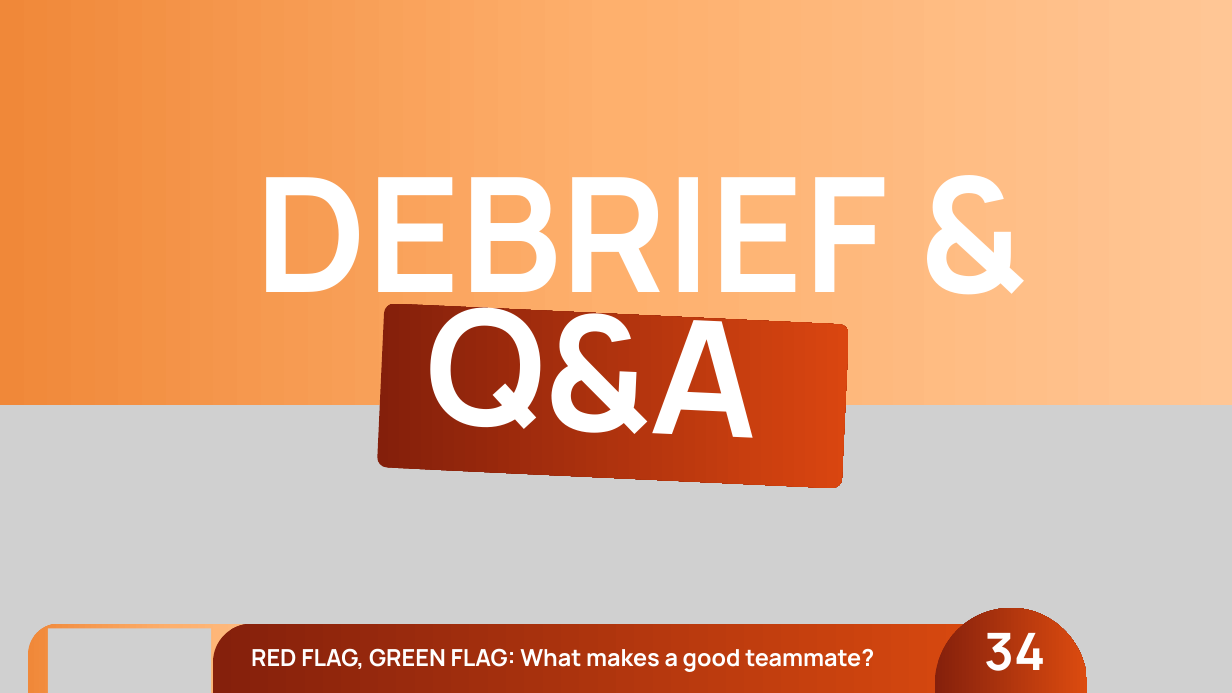
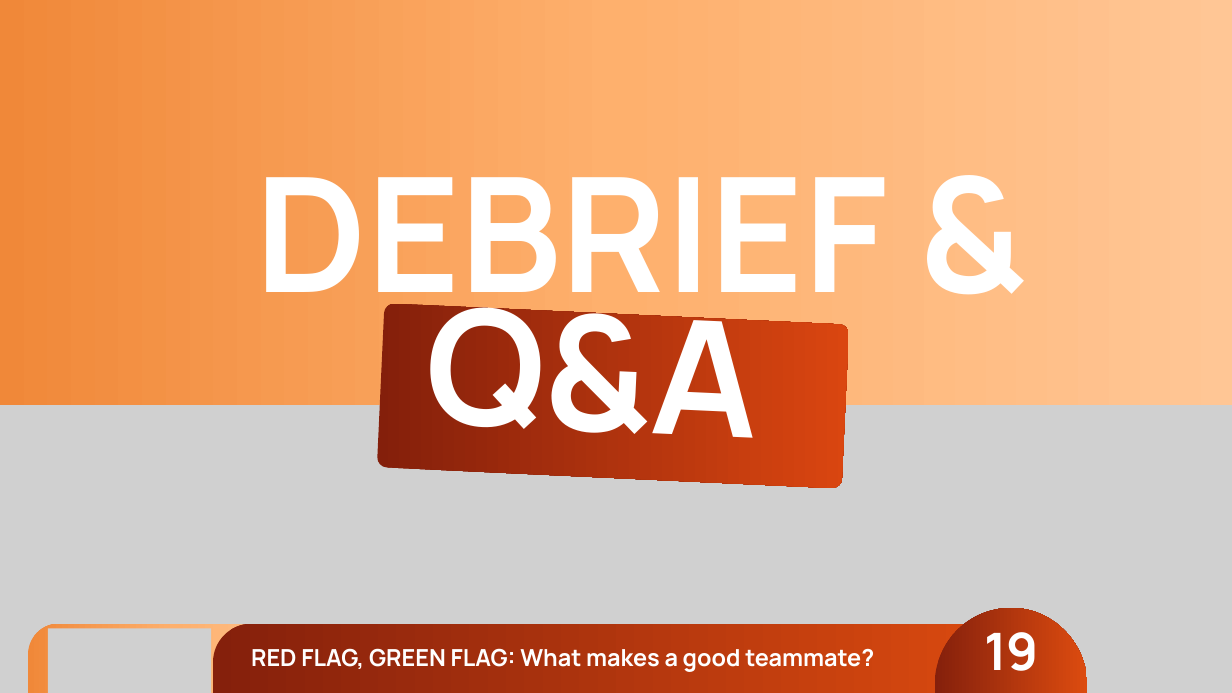
Before and after one commit to joetherockhey/Class-Allocation, a slide deck: slide 19 of assets/red-flag-green-flag.pptx (slide 35 before the commit). Drawn at 1232x693 pixels with LibreOffice and Linux fonts; fonts in the diff are those of the drawing; grey boxes stand for pictures; background and template pictures are left out. Boxes give left, top, right and bottom in pixels: in the first picture for what was removed or moved away, otherwise in the second. Text is boxed around its words. In the diff, an @@ line names an element or a change of style, - is before the commit and + after.

```diff
--- a/assets/red-flag-green-flag.pptx
+++ b/assets/red-flag-green-flag.pptx
@@ text at <box>984,632,1039,671</box>: text changed @@
-34
+19
```
Also in this commit, not shown: 15 other slides changed, 8 slides added, 20 slides removed, 3 other files.
